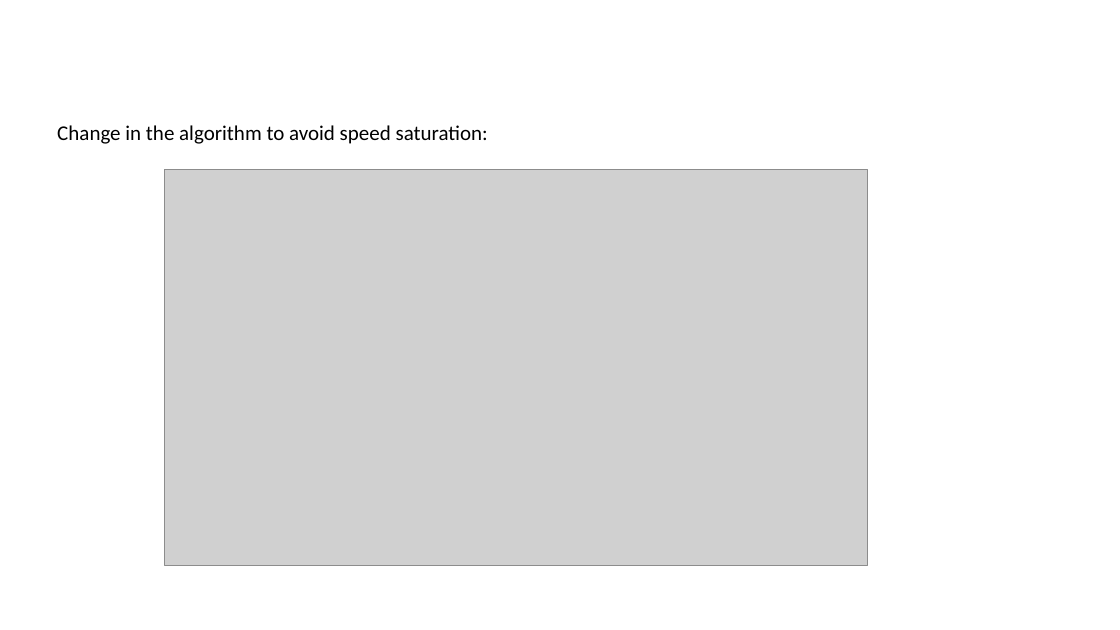
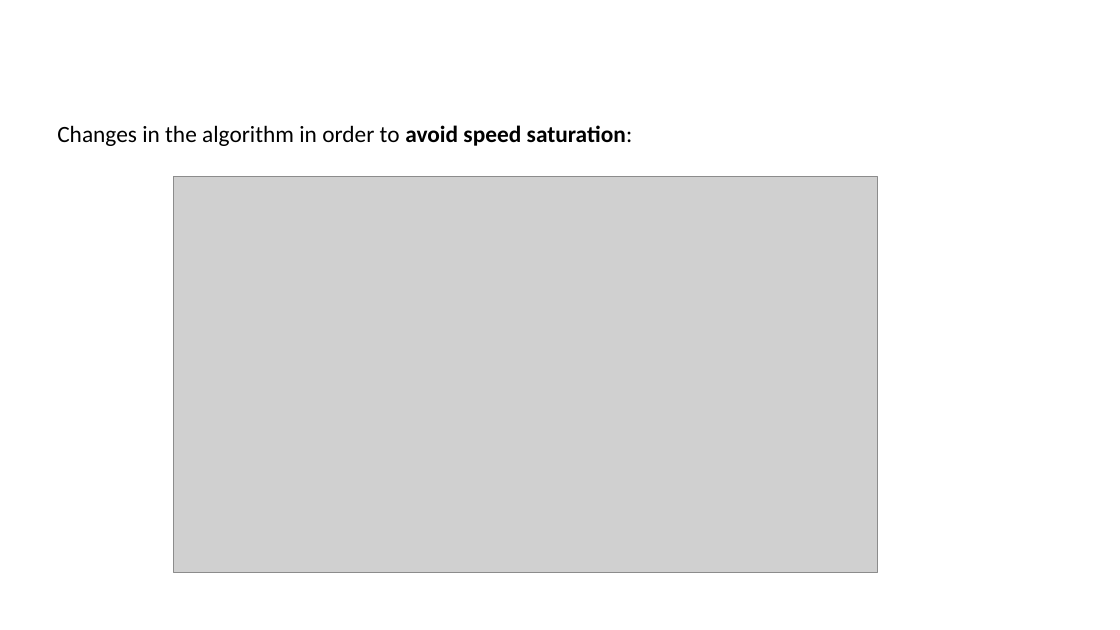
Before and after one commit to severisilvia/merging-simulation, a slide deck: slide 17 of Merging simulation.pptx (slide 14 before the commit). Drawn at 1120x630 pixels with LibreOffice and Linux fonts; fonts in the diff are those of the drawing; grey boxes stand for pictures; background and template pictures are left out. Boxes give left, top, right and bottom in pixels: in the first picture for what was removed or moved away, otherwise in the second. Text is boxed around its words. In the diff, an @@ line names an element or a change of style, - is before the commit and + after.

```diff
--- a/Merging simulation.pptx
+++ b/Merging simulation.pptx
@@ text at [57,125,633,146]: text changed; size 18 to 20 pt @@
-Change in the algorithm to avoid speed saturation:
+Changes in the algorithm in order to avoid speed saturation:
@@ picture: place and size @@
-picture at [165,170,868,565]
+picture at [174,176,877,572]
```
Also in this commit, not shown: 8 other slides changed, 9 slides added, 5 slides removed, 1 other file.
